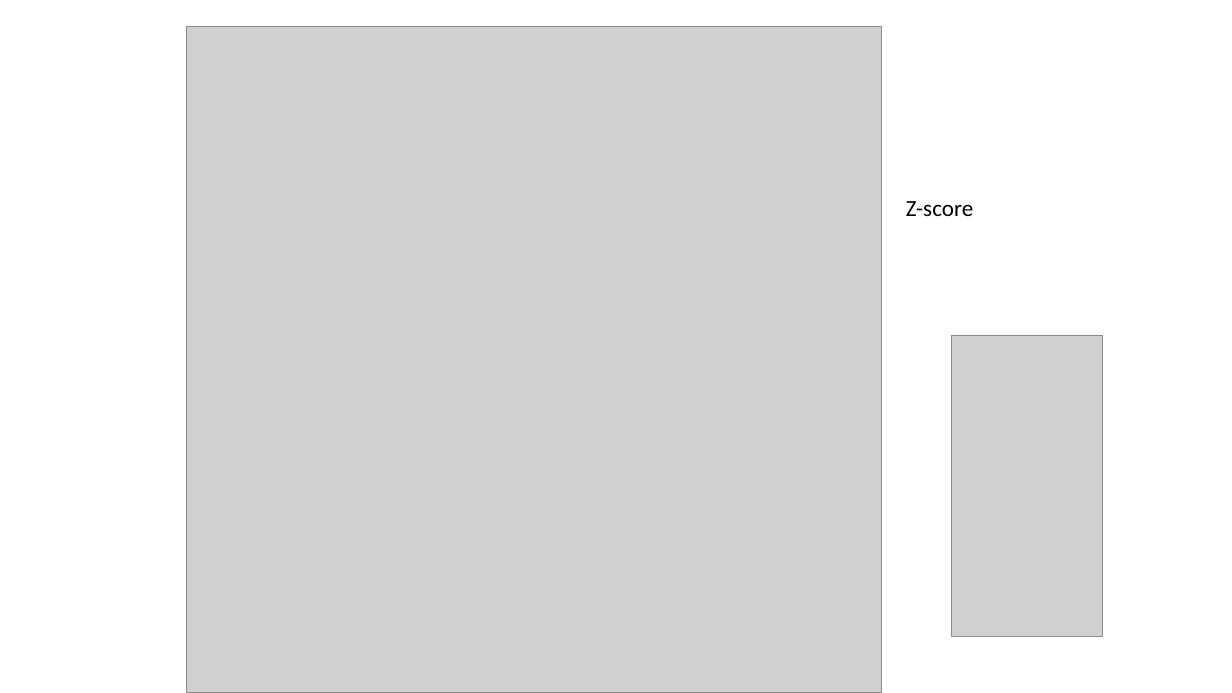
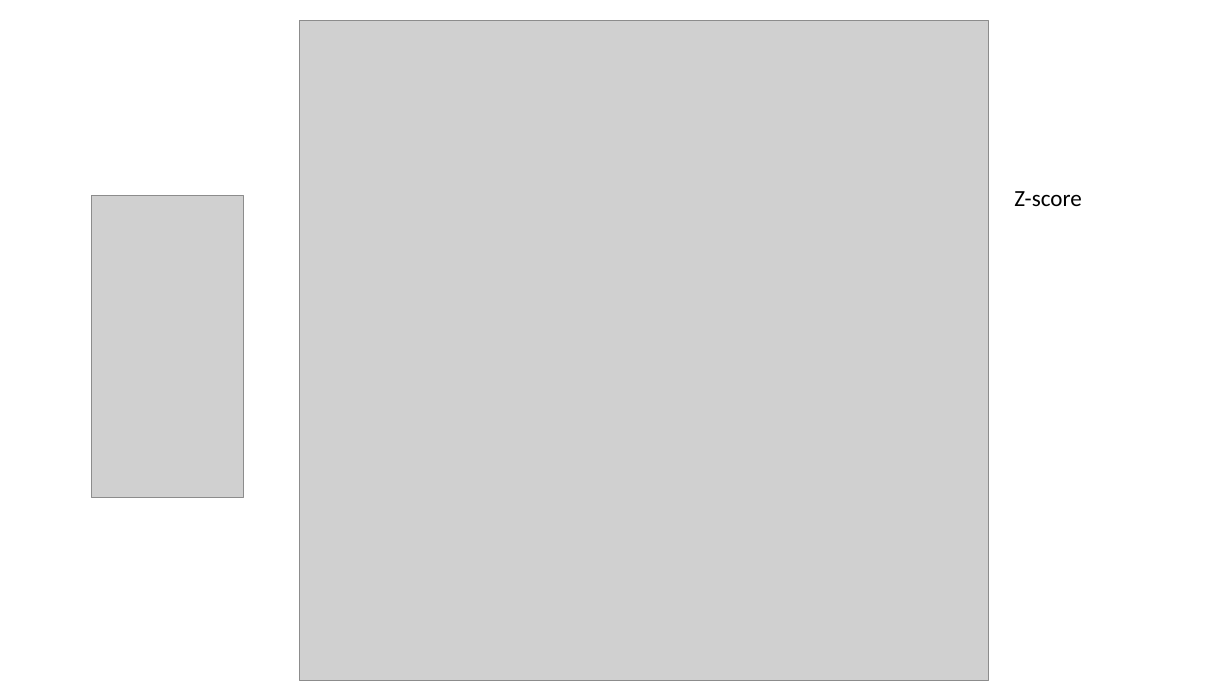
Before and after one commit to meyer-lab-cshl/transcriptomic-diversity-human-mTECs, a slide deck: slide 3 of analysis/Plots/21-04-01/21-04-01.pptx. Drawn at 1232x693 pixels with LibreOffice and Linux fonts; fonts in the diff are those of the drawing; grey boxes stand for pictures. Boxes give left, top, right and bottom in pixels: in the first picture for what was removed or moved away, otherwise in the second. Text is boxed around its words. In the diff, an @@ line names an element or a change of style, - is before the commit and + after.

```diff
--- a/analysis/Plots/21-04-01/21-04-01.pptx
+++ b/analysis/Plots/21-04-01/21-04-01.pptx
@@ picture: place and size @@
-picture at [186,27,882,693]
+picture at [300,20,990,680]
@@ text "Z-score": place and size @@
-text "Z-score" at [906,201,973,216]
+text "Z-score" at [1014,191,1081,206]
@@ picture: place and size @@
-picture at [951,335,1103,637]
+picture at [91,196,243,497]
```
Also in this commit, not shown: 1 slide added, 1 slide removed, 7 other files.
